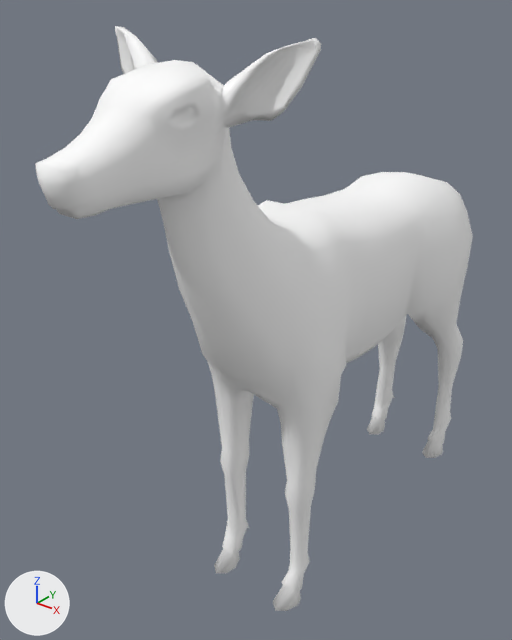
The glTF model apps/client/src/props/art-study/source-deer/deer-dark-back.glb: old version first, new version second.
The view is the same before and after, from a camera (50 mm lens) standing at (0.929, -1.383, 1.54) and looking at (-0.111, -0.083, 0.734). Lighting does not change. The marker at lower left points along +X, +Y and +Z. The older version comes first. Where no turn or scale is listed for an object, it has been applied to the vertices. Vertices at exactly the same position are counted once.

In view in the first picture: 'deer-dark-back runtime mesh'.
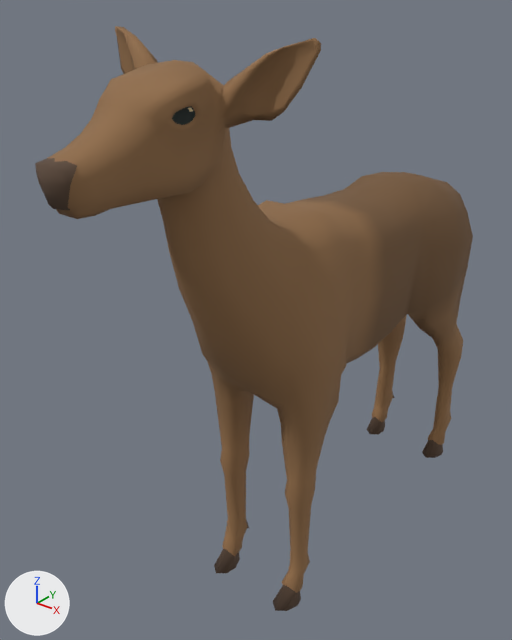
Pixel boxes (x1, y1, x2, y2) of what changed, in the pictures (512 x 640 px):
part 1 of me_cube_003, recoloured (white to brown): (35, 26, 473, 611) in both

What the commit changed:
me_cube_003 has 1051 vertices, 2098 faces and spans x -0.247..0.247, y -0.935..0.557, z -0.004..1.446.
me_cube_003 is used by ob_deer_dark_back_runtime_mesh; location (0.0, 0.189, 0.004).
me_cube_003 part 1: 2098 faces centred in x -0.243..0.243, y -0.932..0.551, z -0.004..1.442 are repainted in the vertex colours; the middle colour goes from white #ffffff to brown #906c48.
